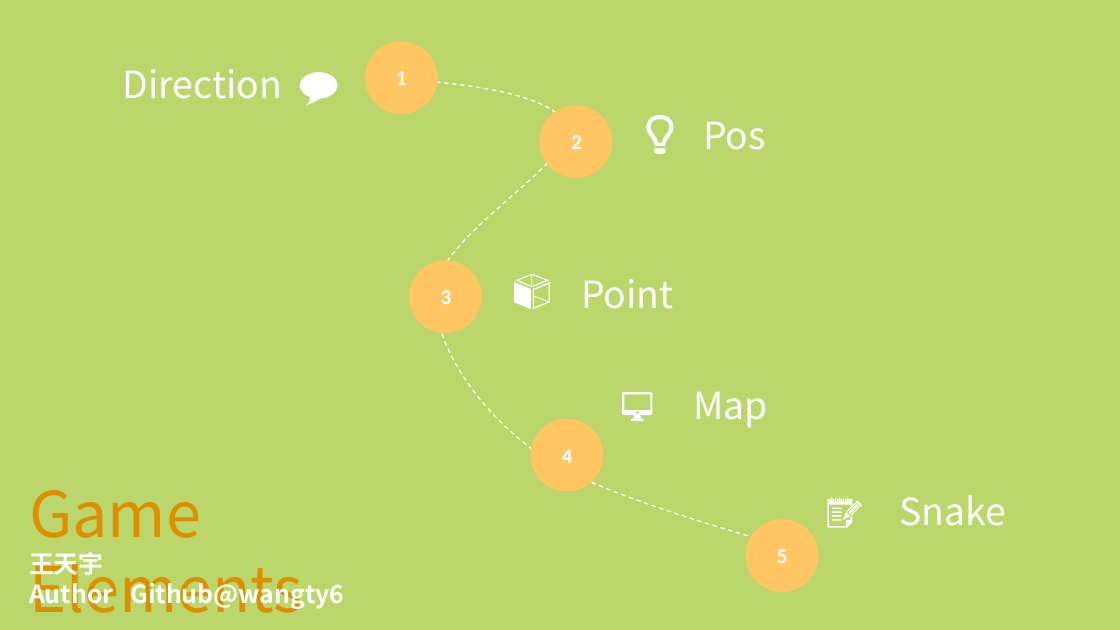
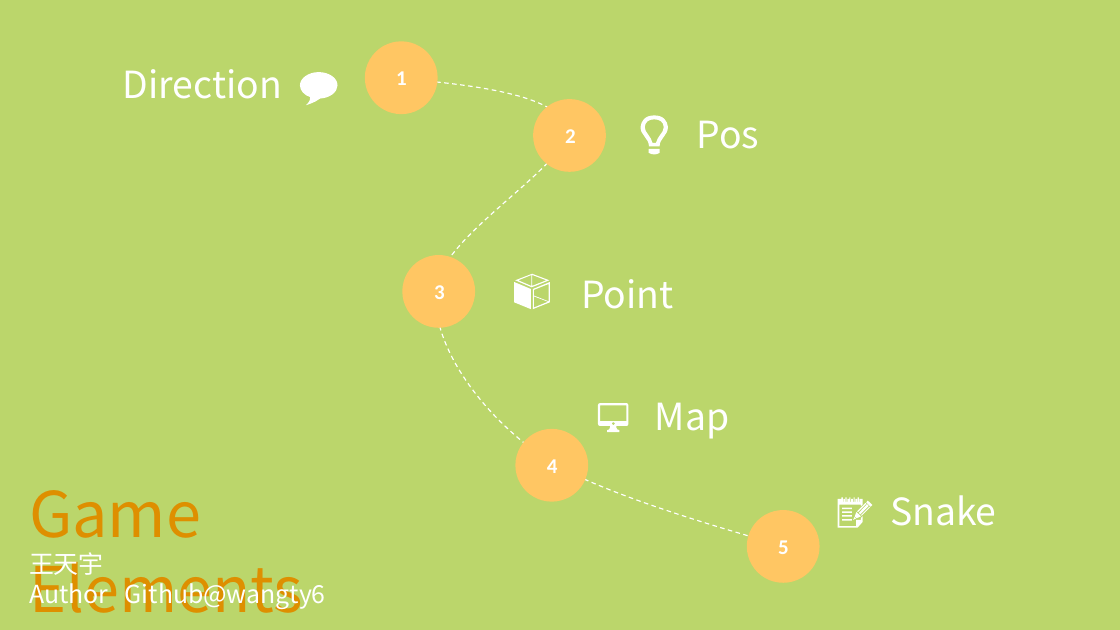
Before and after one commit to androids7/tastysnake, a slide deck: slide 3 of doc/presentation.pptx. Drawn at 1120x630 pixels with LibreOffice and Linux fonts; fonts in the diff are those of the drawing. Boxes give left, top, right and bottom in pixels: in the first picture for what was removed or moved away, otherwise in the second. Text is boxed around its words. In the diff, an @@ line names an element or a change of style, - is before the commit and + after.

Commit message:
Update ppt

```diff
--- a/doc/presentation.pptx
+++ b/doc/presentation.pptx
@@ 2 texts, 2 ellipses: place and size @@
-2 texts, 2 ellipses at box(409, 105, 613, 334)
+2 texts, 2 ellipses at box(402, 99, 606, 328)
@@ freeform shape: place and size @@
-freeform shape at box(645, 115, 674, 155)
+freeform shape at box(640, 115, 669, 155)
@@ text "Pos": place and size @@
-text "Pos" at box(703, 121, 766, 150)
+text "Pos" at box(697, 120, 760, 149)
@@ text "Map": place and size @@
-text "Map" at box(694, 391, 768, 428)
+text "Map" at box(655, 402, 729, 439)
@@ freeform shape: place and size @@
-freeform shape at box(622, 392, 652, 421)
+freeform shape at box(598, 403, 628, 432)
@@ ellipse: place and size @@
-ellipse at box(531, 419, 604, 492)
+ellipse at box(515, 429, 588, 502)
@@ text "4": place and size @@
-text "4" at box(562, 449, 573, 463)
+text "4" at box(547, 459, 558, 473)
@@ text "Snake": place and size @@
-text "Snake" at box(899, 495, 1006, 526)
+text "Snake" at box(890, 495, 997, 526)
@@ ellipse: place and size @@
-ellipse at box(746, 520, 819, 592)
+ellipse at box(747, 510, 820, 582)
@@ text "5": place and size @@
-text "5" at box(777, 549, 788, 563)
+text "5" at box(778, 540, 789, 554)
@@ 7 freeform shapes, 4 rectangles: place and size @@
-7 freeform shapes, 4 rectangles at box(828, 497, 862, 528)
+7 freeform shapes, 4 rectangles at box(838, 497, 872, 528)
@@ text "王天宇" at box(29, 552, 326, 610): bold off @@
```
Also in this commit, not shown: 7 other slides changed.
